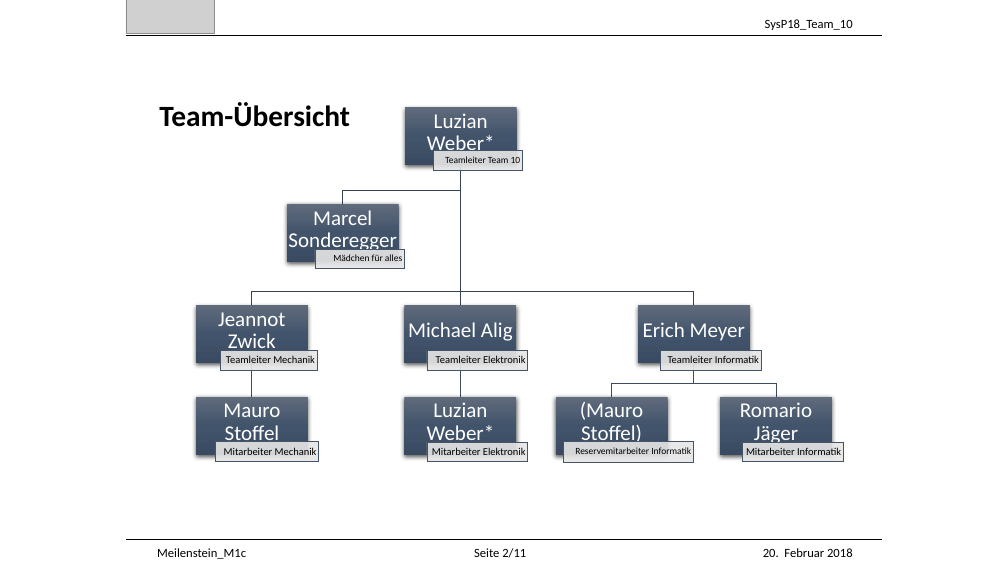
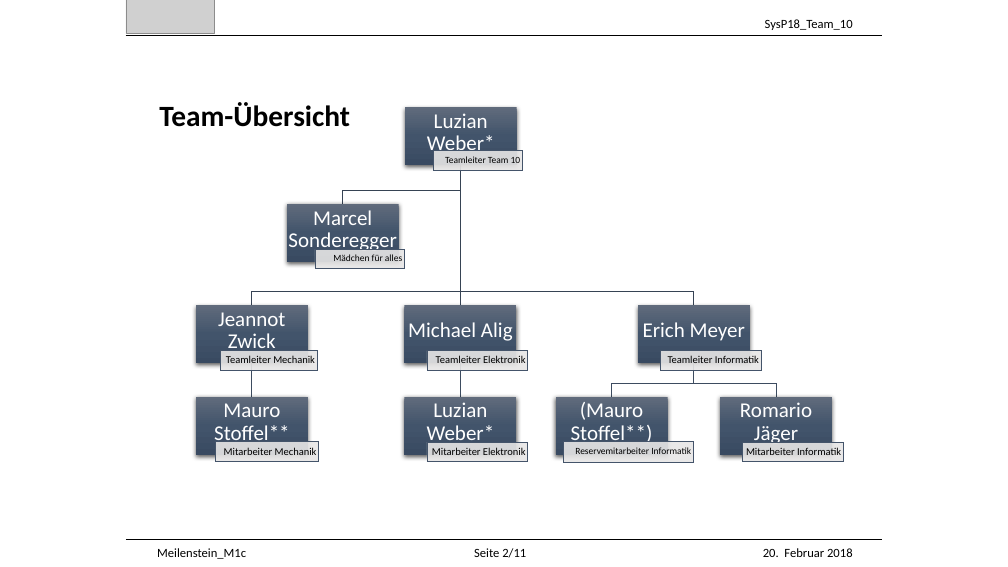
Before and after one commit to Unaqwyn/SysP18_1cv, a slide deck: slide 1 of 01_Organisation/02_Meilensteine/m1c/Organigram.pptx. Drawn at 1008x567 pixels with LibreOffice and Linux fonts; fonts in the diff are those of the drawing; grey boxes stand for pictures. Boxes give left, top, right and bottom in pixels: in the first picture for what was removed or moved away, otherwise in the second. Text is boxed around its words. In the diff, an @@ line names an element or a change of style, - is before the commit and + after.

```diff
--- a/01_Organisation/02_Meilensteine/m1c/Organigram.pptx
+++ b/01_Organisation/02_Meilensteine/m1c/Organigram.pptx
@@ text at (214, 403, 290, 446): text changed @@
-Mauro Stoffel
+Mauro Stoffel**
@@ text at (571, 402, 653, 446): text changed @@
-(Mauro Stoffel)
+(Mauro Stoffel**)
```
Also in this commit, not shown: 1 other file.
